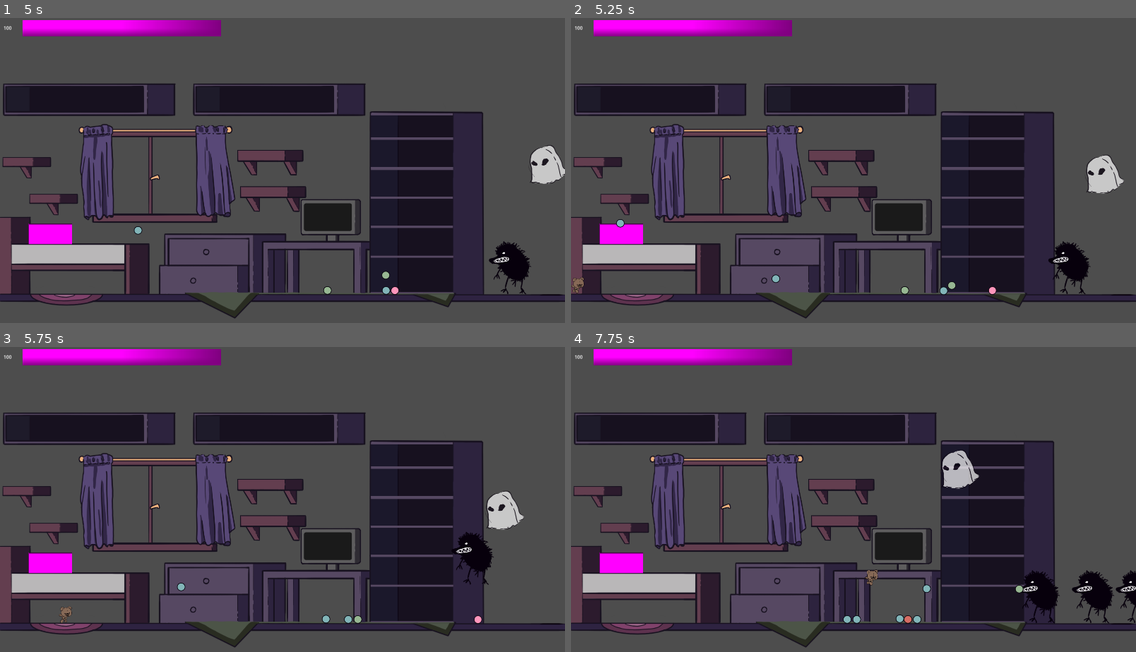
Above: before the commit, frames 1-4 (two rows, left to right).
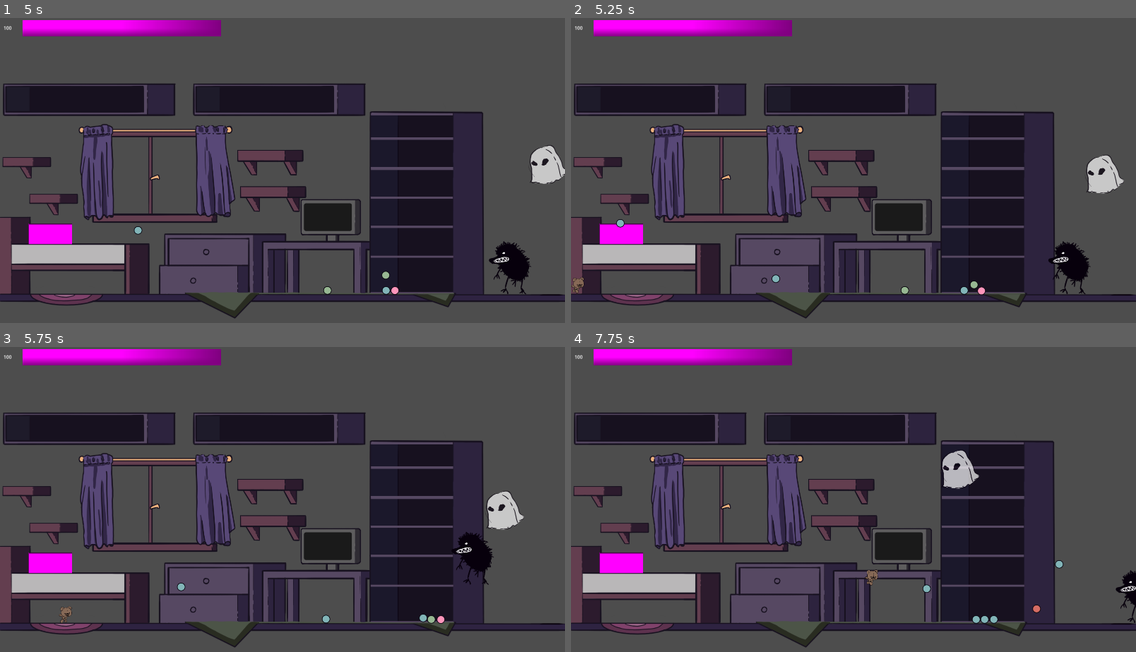
Above: after the commit, the same moments.

Repository: Karanval/CatStack
Game: Godot game, scene res://Scenes/TestScene/TestScene.tscn
The game is run twice, just before and just after one commit, with the same random seed, the same clock (stepped at 60 frames per second) and the same inputs.
Inputs (mouse positions are in pixels of both pictures, inside the frame that each line leads up to):
- Up to frame 1 (5 s): tap Enter at 0.5 s; move the mouse to (254, 240) at 0.52 s; press the mouse at (254, 240) at 0.53 s; hold D (Right) 0.53-2.03 s; tap Space (Jump) at 0.77, 1.52, 3.02, 3.77, 4.52 s; move the mouse to (452, 225) at 1.27 s; release the mouse at (452, 225) at 1.28 s; click (452, 225) at 1.35 s; move the mouse to (113, 127) at 2.02 s; press the mouse at (113, 127) at 2.03 s; hold A (Left) 2.03-4.28 s; move the mouse to (310, 176) at 2.77 s; release the mouse at (310, 176) at 2.78 s; click (310, 176) at 2.85 s; move the mouse to (197, 97) at 3.52 s; press the mouse at (197, 97) at 3.53 s; move the mouse to (406, 161) at 4.27 s; release the mouse at (406, 161) at 4.28 s; hold D (Right) from 4.28 s (still down); click (406, 161) at 4.35 s
- Up to frame 2 (5.25 s): keep holding D (Right); move the mouse to (740, 191) at 5.02 s; press the mouse at (740, 191) at 5.03 s
- Up to frame 3 (5.75 s): keep holding D (Right)
- Up to frame 4 (7.75 s): keep holding D (Right); move the mouse to (910, 435) at 5.77 s; release the mouse at (910, 435) at 5.78 s; click (910, 435) at 5.85 s; tap Space (Jump) at 6.02, 6.77, 7.52 s; move the mouse to (825, 569) at 6.52 s; press the mouse at (825, 569) at 6.53 s; move the mouse to (1023, 554) at 7.27 s; release the mouse at (1023, 554) at 7.28 s; click (1023, 554) at 7.35 s

Frame 1 is identical in both runs. In frame 2, 0.2% of the frame differs, in the area x 65-76%, y 86-91%; in frame 3, 0.2%; in frame 4, 1.5%, in the area x 48-97%, y 69-91%.

Commit message:
large drawers have two layers

Diff:
--- a/Scenes/Furniture/ShelfLarge.tscn
+++ b/Scenes/Furniture/ShelfLarge.tscn
@@ -1,9 +1,12 @@
-[gd_scene load_steps=3 format=3 uid="uid://dvnykwmrnn8ro"]
+[gd_scene load_steps=4 format=3 uid="uid://dvnykwmrnn8ro"]
 
 [ext_resource type="Texture2D" uid="uid://cq4qy1jmwq8xd" path="res://graphics/room/floating_book_shelf.png" id="1_vbqm8"]
 
 [sub_resource type="RectangleShape2D" id="RectangleShape2D_8wbbn"]
-size = Vector2(580, 110)
+size = Vector2(580, 10)
+
+[sub_resource type="RectangleShape2D" id="RectangleShape2D_vbqm8"]
+size = Vector2(476, 10)
 
 [node name="ShelfLarge" type="Node2D"]
 
@@ -17,6 +20,11 @@
 collision_mask = 2
 
 [node name="CollisionShape2D" type="CollisionShape2D" parent="StaticBody2D"]
-position = Vector2(-2.72531e-08, 0)
+position = Vector2(-2.72531e-08, -50)
 shape = SubResource("RectangleShape2D_8wbbn")
 one_way_collision = true
+
+[node name="CollisionShape2D2" type="CollisionShape2D" parent="StaticBody2D"]
+position = Vector2(-54, 49)
+shape = SubResource("RectangleShape2D_vbqm8")
+one_way_collision = true
